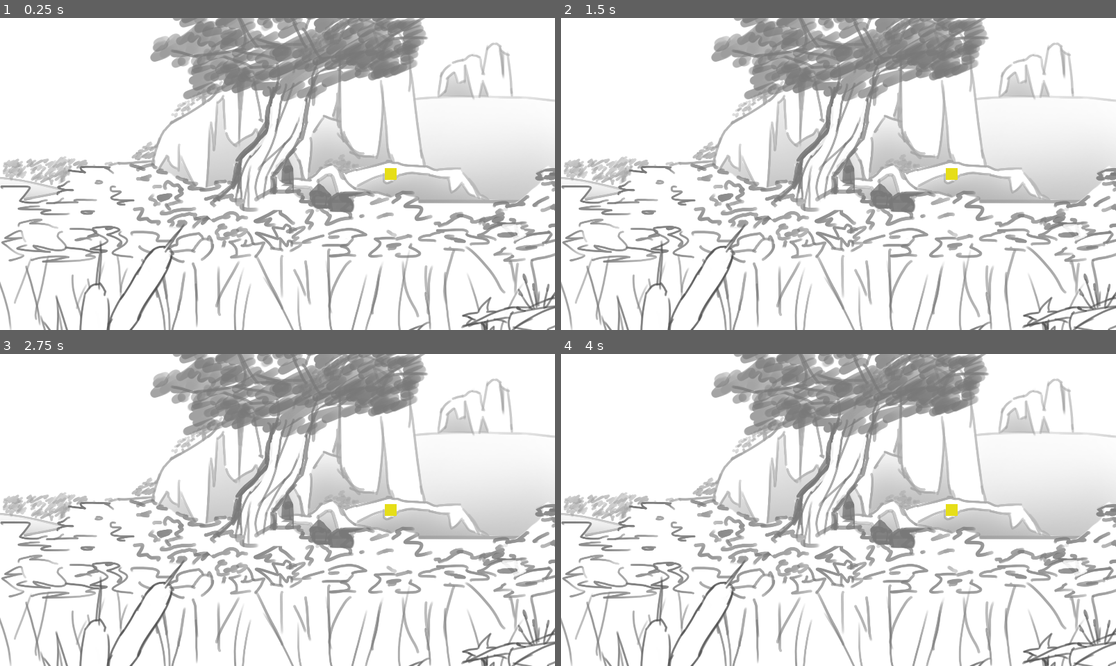
Above: before the commit, frames 1-4 (two rows, left to right).
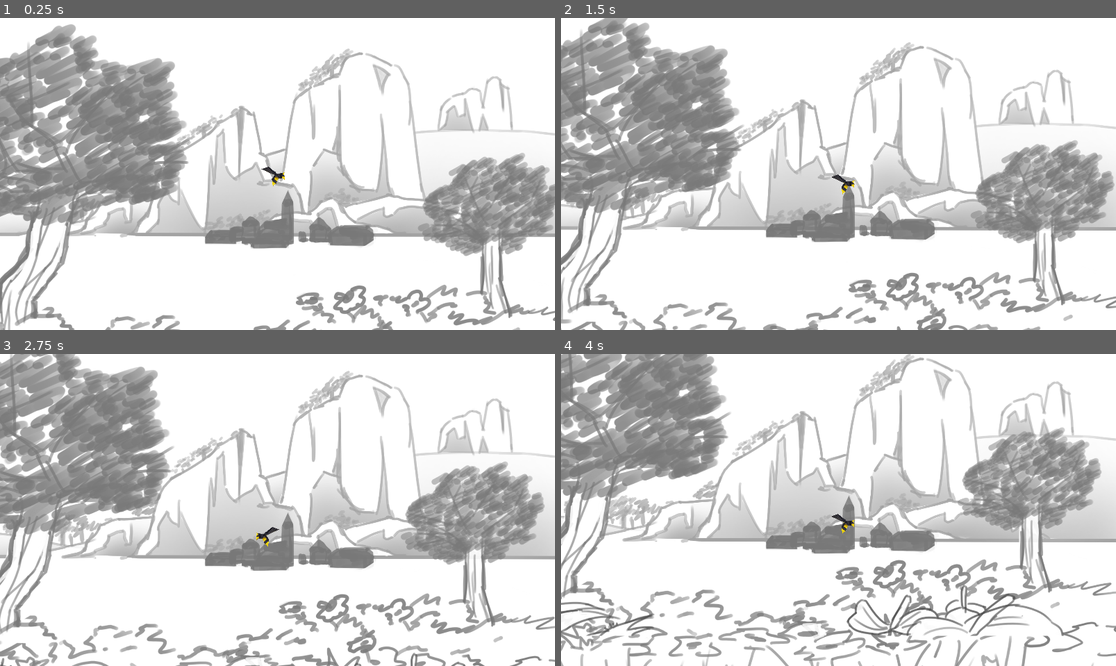
Above: after the commit, the same moments.

Repository: clement-or/OpenJam2020
Game: Godot game, scene res://scenes/Main.tscn
Same seed, same stepped clock (60 frames per second), same inputs: the game is played once before the commit and once after it. Before the commit the project has no main scene; this scene is started directly in both runs.
Inputs:
- Up to frame 1 (0.25 s): no input
- Up to frame 2 (1.5 s): hold Right (ui_right) from 0.53 s (still down); tap Up (ui_up) at 0.77 s
- Up to frame 3 (2.75 s): tap Up (ui_up) at 1.52 s; release Right (ui_right) at 2.03 s; hold Left (ui_left) from 2.03 s (still down)
- Up to frame 4 (4 s): release Left (ui_left) at 2.78 s; hold Right (ui_right) from 2.78 s (still down); tap Up (ui_up) at 3.02, 3.77 s

The runs differ from the first frame. In frame 1, 54% of the frame differs, in the area x 0-100%, y 0-100%; in frame 2, 54%; in frame 3, 55%; in frame 4, 51%.

Commit message:
Parallax start

Diff:
--- /dev/null
+++ b/nodes/player/camera/Camera.tscn
@@ -0,0 +1,22 @@
+[gd_scene load_steps=3 format=2]
+
+[ext_resource path="res://nodes/player/camera/Pivot.gd" type="Script" id=2]
+[ext_resource path="res://nodes/player/Player.tscn" type="PackedScene" id=3]
+
+[node name="Node2D" type="Node2D"]
+
+[node name="Player" parent="." instance=ExtResource( 3 )]
+
+[node name="Pivot" type="Position2D" parent="Player"]
+script = ExtResource( 2 )
+
+[node name="CameraOffset" type="Position2D" parent="Player/Pivot"]
+
+[node name="Camera2D" type="Camera2D" parent="Player/Pivot/CameraOffset"]
+current = true
+smoothing_enabled = true
+drag_margin_left = 0.05
+drag_margin_top = 0.09
+drag_margin_right = 0.05
+drag_margin_bottom = 0.09
+editor_draw_drag_margin = true
--- /dev/null
+++ b/nodes/player/camera/Pivot.gd
@@ -0,0 +1,12 @@
+extends Position2D
+
+onready var parent = get_parent()
+
+func _ready():
+	_update_pivot_angle()
+
+#func _physics_process():
+#	_update_pivot_angle()
+
+func _update_pivot_angle():
+	pass
--- a/project.godot
+++ b/project.godot
@@ -16,6 +16,7 @@
 [application]
 
 config/name="Open Jam 2020"
+run/main_scene="res://scenes/Main.tscn"
 config/icon="res://icon.png"
 
 [display]
--- a/scenes/Background.tscn
+++ b/scenes/Background.tscn
@@ -3,18 +3,30 @@
 [ext_resource path="res://resources/sprites/landscape/background.png" type="Texture" id=1]
 [ext_resource path="res://resources/sprites/landscape/middleground.png" type="Texture" id=2]
 
-[node name="Background" type="ParallaxBackground"]
+[node name="Background" type="Control"]
+anchor_left = 0.5
+anchor_top = 1.0
+anchor_right = 0.5
+anchor_bottom = 1.0
+margin_left = -20.0
+margin_top = -40.0
+margin_right = 20.0
+__meta__ = {
+"_edit_use_anchors_": false
+}
 
-[node name="background" type="ParallaxLayer" parent="."]
+[node name="Background" type="ParallaxBackground" parent="."]
+
+[node name="background" type="ParallaxLayer" parent="Background"]
 motion_scale = Vector2( 0, 0.1 )
 
-[node name="Sprite" type="Sprite" parent="background"]
-position = Vector2( 960, 369 )
+[node name="Sprite" type="Sprite" parent="Background/background"]
 texture = ExtResource( 1 )
 
-[node name="middleground" type="ParallaxLayer" parent="."]
+[node name="middleground" type="ParallaxLayer" parent="Background"]
+motion_scale = Vector2( 0.3, 0.2 )
 motion_mirroring = Vector2( 3000, 0 )
 
-[node name="Sprite" type="Sprite" parent="middleground"]
-position = Vector2( 1500, 330 )
+[node name="Sprite" type="Sprite" parent="Background/middleground"]
+position = Vector2( 0, 330 )
 texture = ExtResource( 2 )
--- a/scenes/BeeTest.tscn
+++ /dev/null
@@ -1,25 +0,0 @@
-[gd_scene load_steps=2 format=2]
-
-[ext_resource path="res://Control.gd" type="Script" id=1]
-
-[node name="Bee" type="Control"]
-anchor_left = 0.5
-anchor_top = 0.5
-anchor_right = 0.5
-anchor_bottom = 0.5
-margin_left = -20.0
-margin_top = -20.0
-margin_right = 20.0
-margin_bottom = 20.0
-script = ExtResource( 1 )
-__meta__ = {
-"_edit_use_anchors_": false
-}
-
-[node name="ColorRect" type="ColorRect" parent="."]
-margin_right = 40.0
-margin_bottom = 40.0
-color = Color( 0.905882, 0.87451, 0.0980392, 1 )
-__meta__ = {
-"_edit_use_anchors_": false
-}
--- a/scenes/Foreground.tscn
+++ b/scenes/Foreground.tscn
@@ -2,12 +2,24 @@
 
 [ext_resource path="res://resources/sprites/landscape/foreground.png" type="Texture" id=1]
 
-[node name="Foreground" type="ParallaxBackground"]
+[node name="Control" type="Control"]
+anchor_left = 0.5
+anchor_top = 1.0
+anchor_right = 0.5
+anchor_bottom = 1.0
+margin_left = -20.0
+margin_top = -40.0
+margin_right = 20.0
+__meta__ = {
+"_edit_use_anchors_": false
+}
 
-[node name="ForegroundPannel" type="ParallaxLayer" parent="."]
-motion_scale = Vector2( 2, 2 )
+[node name="Parallax" type="ParallaxBackground" parent="."]
+
+[node name="ForegroundPannel" type="ParallaxLayer" parent="Parallax"]
+motion_scale = Vector2( 0.8, 0.4 )
 motion_mirroring = Vector2( 3840, 0 )
 
-[node name="Sprite" type="Sprite" parent="ForegroundPannel"]
-position = Vector2( 1920, 845 )
+[node name="Sprite" type="Sprite" parent="Parallax/ForegroundPannel"]
+position = Vector2( 0, 845 )
 texture = ExtResource( 1 )
--- a/scenes/GamePlane.tscn
+++ b/scenes/GamePlane.tscn
@@ -1,34 +1,13 @@
-[gd_scene load_steps=3 format=2]
+[gd_scene load_steps=2 format=2]
 
-[ext_resource path="res://scenes/BeeTest.tscn" type="PackedScene" id=1]
+[ext_resource path="res://nodes/player/camera/Camera.tscn" type="PackedScene" id=1]
 
-[sub_resource type="Animation" id=1]
-resource_name = "bee"
-tracks/0/type = "value"
-tracks/0/path = NodePath("Bee:rect_position")
-tracks/0/interp = 1
-tracks/0/loop_wrap = true
-tracks/0/imported = false
-tracks/0/enabled = true
-tracks/0/keys = {
-"times": PoolRealArray( 0, 0.9, 1.4 ),
-"transitions": PoolRealArray( 1, 1, 1 ),
-"update": 0,
-"values": [ Vector2( 940, 520 ), Vector2( 1332, 520 ), Vector2( 1500, 520 ) ]
-}
-
-[node name="Control" type="Control"]
+[node name="GamePlane" type="Control"]
 anchor_right = 1.0
 anchor_bottom = 1.0
 __meta__ = {
 "_edit_use_anchors_": false
 }
 
-[node name="Bee" parent="." instance=ExtResource( 1 )]
-margin_left = 372.0
-margin_right = 412.0
-
-[node name="AnimationPlayer" type="AnimationPlayer" parent="."]
-anims/bee = SubResource( 1 )
-
-[node name="Camera2D" type="Camera2D" parent="."]
+[node name="Node2D" parent="." instance=ExtResource( 1 )]
+position = Vector2( 960, 540 )
--- a/scenes/Main.tscn
+++ b/scenes/Main.tscn
@@ -13,6 +13,6 @@
 
 [node name="Background" parent="." instance=ExtResource( 2 )]
 
-[node name="Control" parent="." instance=ExtResource( 1 )]
+[node name="GamePlane" parent="." instance=ExtResource( 1 )]
 
 [node name="Foreground" parent="." instance=ExtResource( 3 )]
